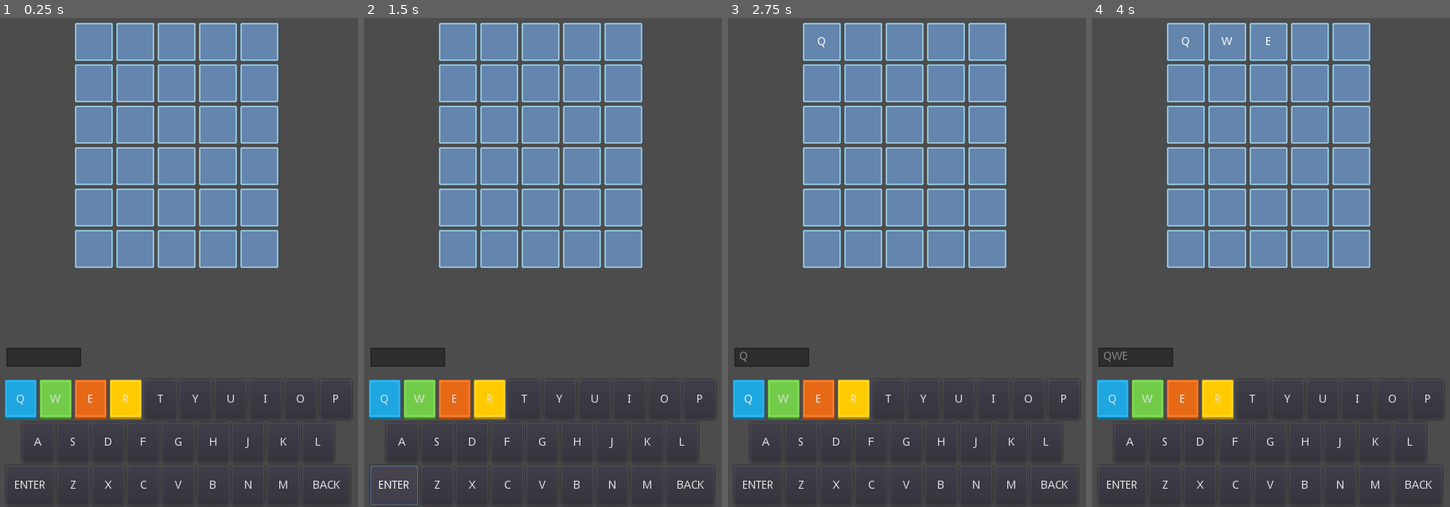
Above: before the commit, frames 1-4 (left to right).
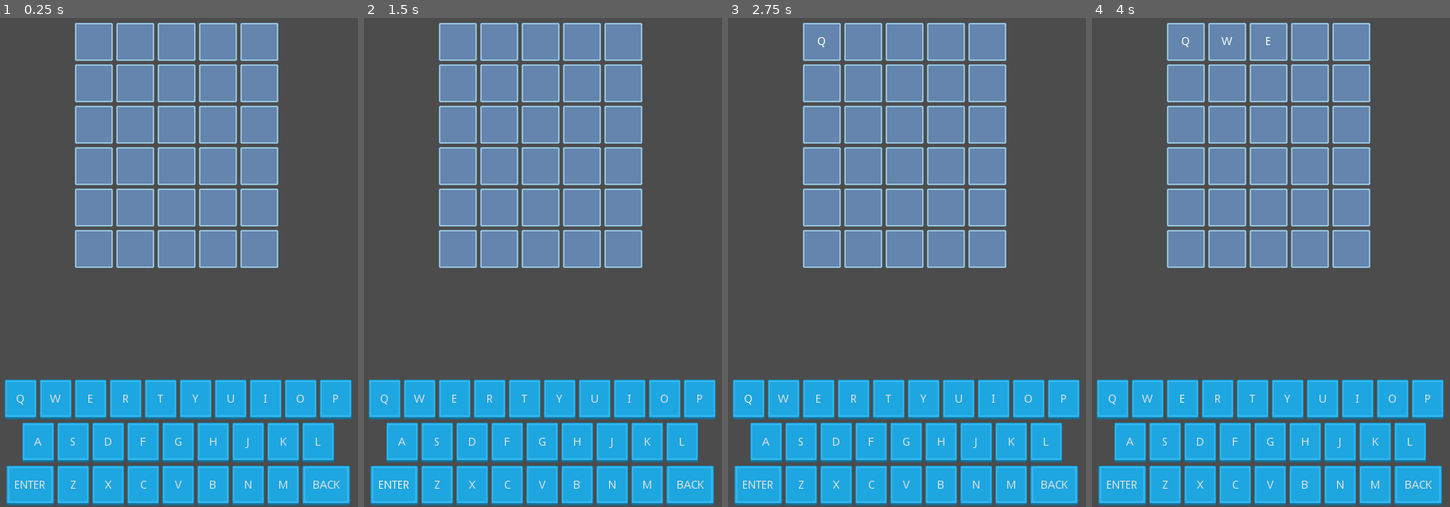
Above: after the commit, the same moments.

Repository: rygulam/WordleRemakeFinal
Game: Godot game, scene res://World.tscn
Two runs of this game, one before a commit and one after it. Both use one fixed random seed, a clock stepped at 60 frames per second and the inputs below.
Inputs:
- Up to frame 1 (0.25 s): no input
- Up to frame 2 (1.5 s): click "ENTER" at 0.5 s; click "ENTER" at 1.25 s
- Up to frame 3 (2.75 s): click "Q" at 2 s
- Up to frame 4 (4 s): click "W" at 2.75 s; click "E" at 3.5 s

The runs differ from the first frame. In frame 1, 21% of the frame differs, in the area x 1-99%, y 67-100%; in frame 2, 21%; in frame 3, 21%; in frame 4, 21%.

Commit message:
minor edits

Diff:
--- a/VirtualKeyboard.gd
+++ b/VirtualKeyboard.gd
@@ -4,7 +4,9 @@
 
 onready var line_edit_node = get_node("/root/World/LineEdit")
 
-var green_pressed = load("res://Assets/ButtonStyles/green_style_pressed.tres")
+var blue_style_pressed = load("res://Assets/ButtonStyles/blue_style_pressed.tres")
+var blue_style_unpressed = load("res://Assets/ButtonStyles/blue_style_unpressed.tres")
+var blank_style = load("res://Assets/ButtonStyles/blank_style.tres")
 
 signal text_updated
 signal word_submitted
@@ -14,7 +16,10 @@
 		i.connect('pressed', self, 'button_pressed')
 		# https://godotengine.org/qa/64697/tabcontainer-custom_styles-panel-stylebox-resource-script
 		# THIS WORKS!!!
-		i.set("custom_styles/pressed", green_pressed)
+		i.set("custom_styles/hover", blue_style_unpressed)
+		i.set("custom_styles/pressed", blue_style_pressed)
+		i.set("custom_styles/focus", blank_style)
+		i.set("custom_styles/normal", blue_style_unpressed)
 
 func button_pressed():
 	if group.get_pressed_button().text != 'ENTER' and group.get_pressed_button().text != 'BACK':
--- a/World.tscn
+++ b/World.tscn
@@ -18,10 +18,10 @@
 script = ExtResource( 5 )
 
 [node name="LineEdit" type="LineEdit" parent="."]
-margin_left = 26.0
-margin_top = 440.0
-margin_right = 120.0
-margin_bottom = 464.0
+margin_left = 192.0
+margin_top = -56.0
+margin_right = 286.0
+margin_bottom = -32.0
 max_length = 5
 editable = false
 context_menu_enabled = false
